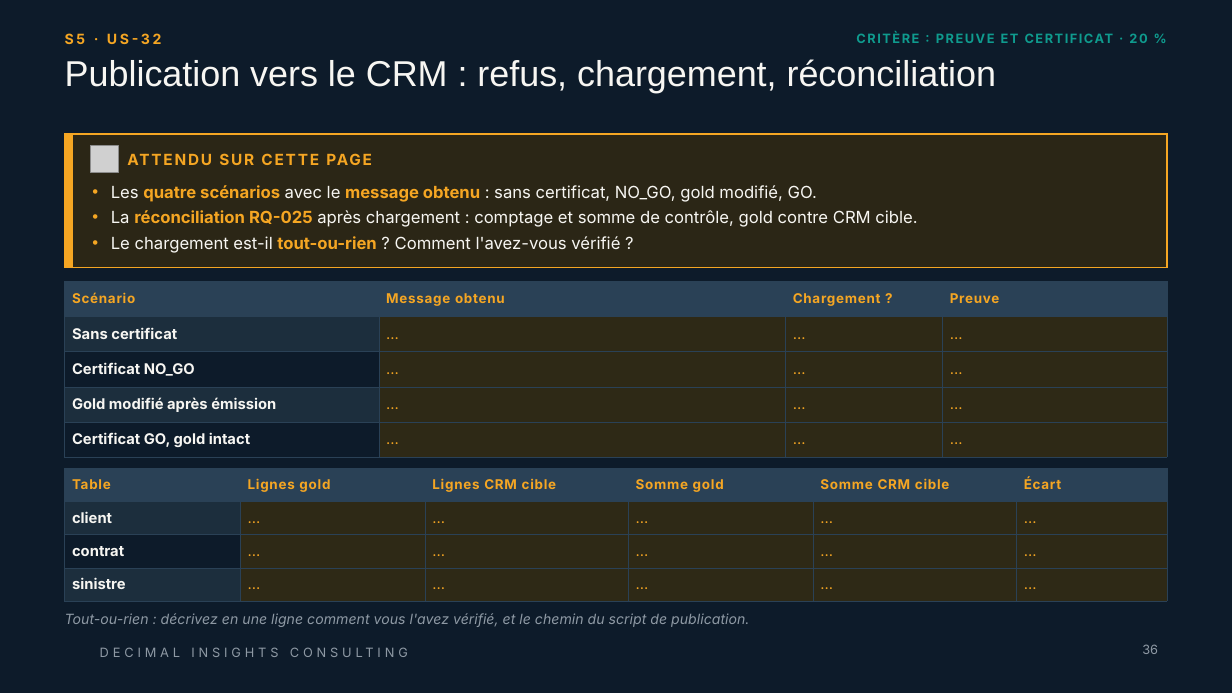
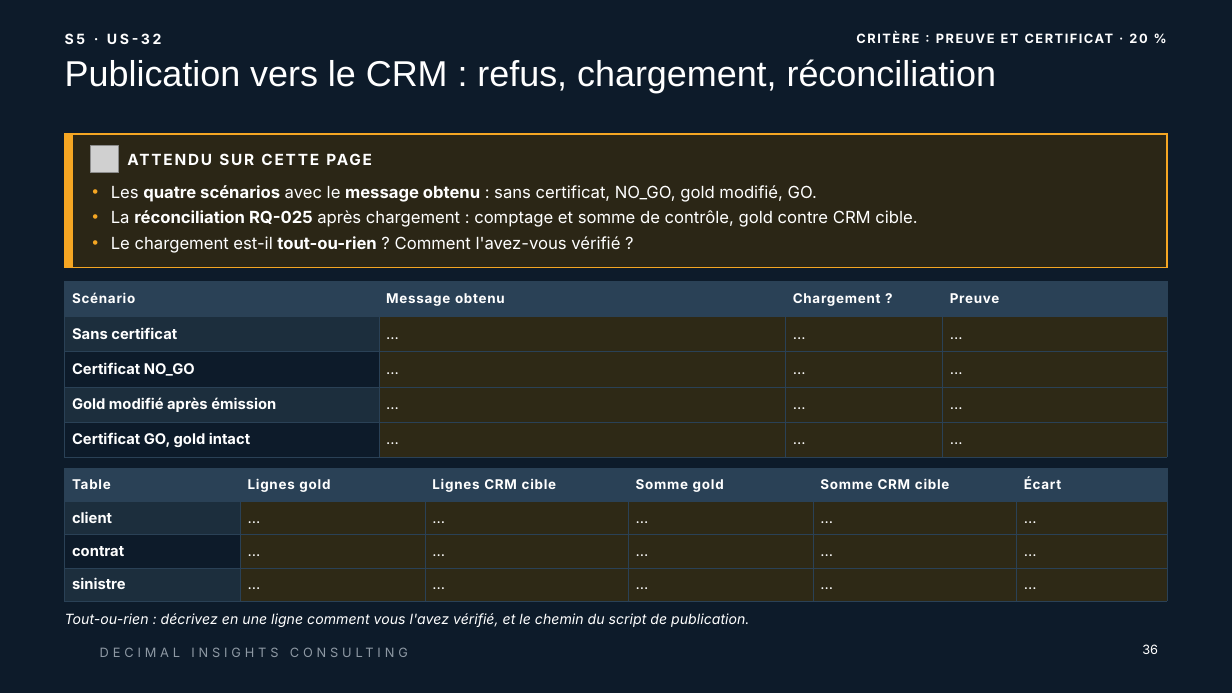
Before and after one commit to ruthabebeneg/td-qualite-g02, a slide deck: slide 36 of livrables/Livrable_Groupe_TD_AssurConnect.pptx. Drawn at 1232x693 pixels with LibreOffice and Linux fonts; fonts in the diff are those of the drawing; grey boxes stand for pictures; background and template pictures are left out. Boxes give left, top, right and bottom in pixels: in the first picture for what was removed or moved away, otherwise in the second. Text is boxed around its words. In the diff, an @@ line names an element or a change of style, - is before the commit and + after.

```diff
--- a/livrables/Livrable_Groupe_TD_AssurConnect.pptx
+++ b/livrables/Livrable_Groupe_TD_AssurConnect.pptx
@@ text "S5 · US-32" at (x1=65, y1=33, x2=161, y2=44): text colour #F5A623 to #FFFFFF @@
@@ text "CRITÈRE : PREUVE ET CERTIFICAT ..." at (x1=705, y1=26, x2=1167, y2=50): text colour #0F9B8E to #FFFFFF @@
@@ text "ATTENDU SUR CETTE PAGE" at (x1=128, y1=146, x2=867, y2=172): text colour #F5A623 to #FFFFFF @@
@@ text "Les quatre scénarios avec le ..." at (x1=111, y1=185, x2=917, y2=253): text colour #F7F6F2 to #FFFFFF in "Les avec le : sans certificat, NO_GO, ...", "La après chargement : comptage et somme ...", "Le chargement est-il ? Comment l'avez-vous vérifié ..."; text colour #F5A623 to #FFFFFF in "quatre scénarios message obtenu", "réconciliation RQ-025", "tout-ou-rien" @@
@@ table at (x1=65, y1=282, x2=1167, y2=457) @@
@@ text colour #F5A623 to #FFFFFF in "Scénario", "Message obtenu", "Chargement ?", "Preuve" and 12 more places @@
@@ text colour #F7F6F2 to #FFFFFF in "Sans certificat", "Certificat NO_GO", "Gold modifié après émission", "Certificat GO, gold intact" @@
@@ table at (x1=65, y1=469, x2=1167, y2=602) @@
@@ text colour #F5A623 to #FFFFFF in "Table", "Lignes gold", "Lignes CRM cible", "Somme gold" and 17 more places @@
@@ text colour #F7F6F2 to #FFFFFF in "client", "contrat", "sinistre" @@
@@ text "Tout-ou-rien : décrivez en une ..." at (x1=65, y1=613, x2=749, y2=627): text colour #8E99A4 to #FFFFFF @@
@@ page number at (x1=1142, y1=644, x2=1158, y2=654): text colour #8E99A4 to #FFFFFF @@
```
Also in this commit, not shown: 47 other slides changed, 2 slides added.
